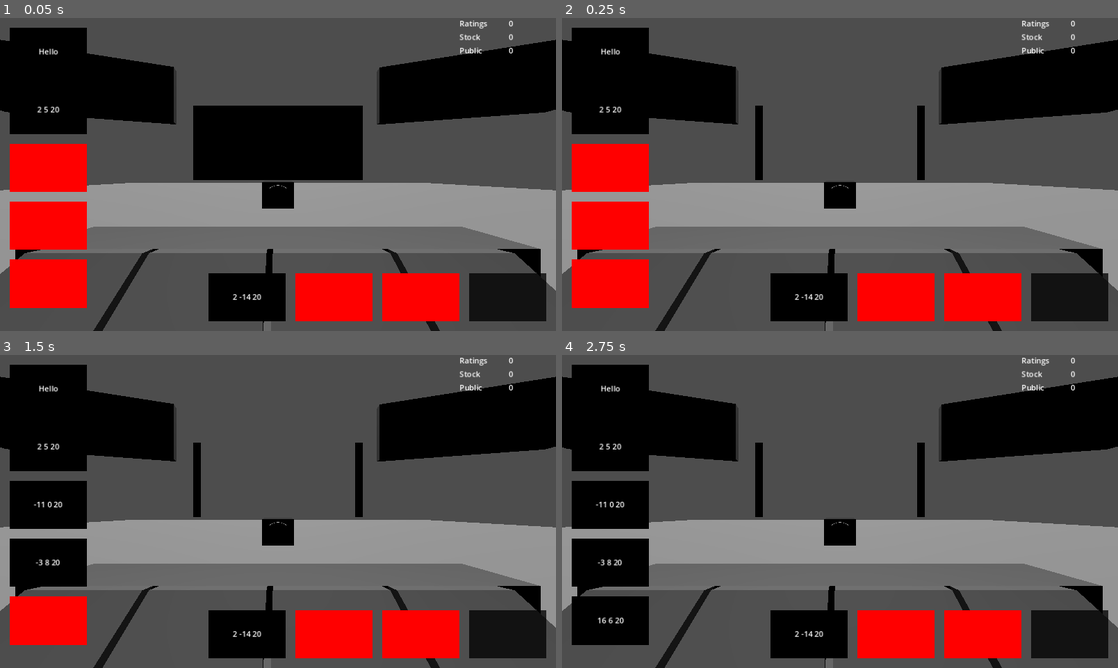
Above: before the commit, frames 1-4 (two rows, left to right).
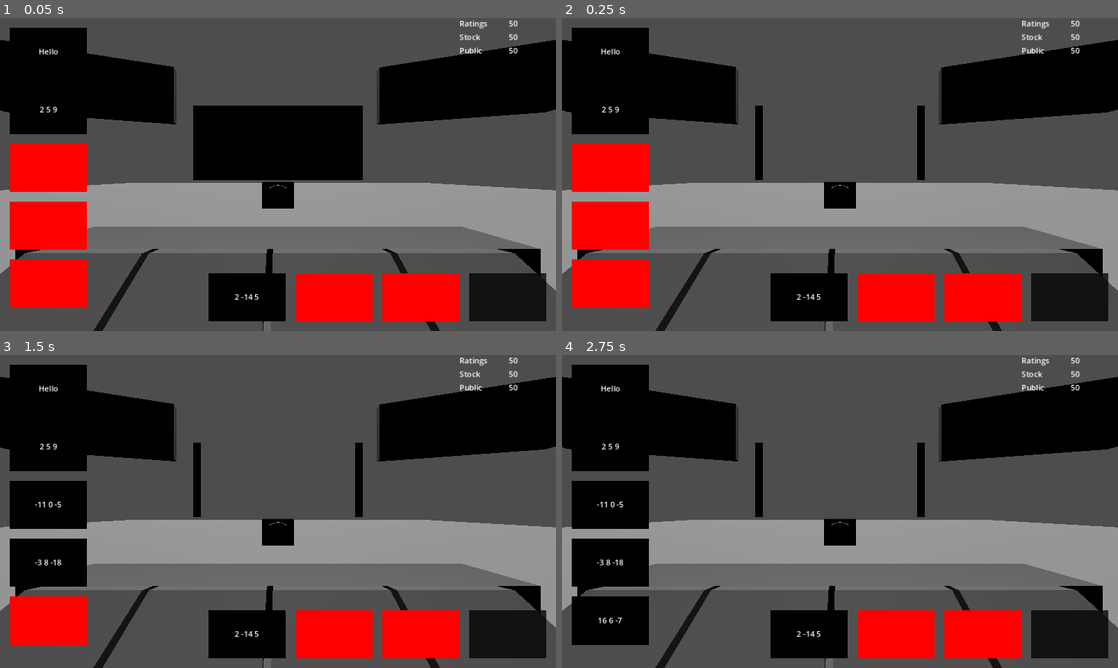
Above: after the commit, the same moments.

Repository: ZeAntwan/LD53
Game: Godot game, scene res://scenes/game.tscn
Same seed, same stepped clock (60 frames per second), same inputs: the game is played once before the commit and once after it.
Inputs (mouse positions are in pixels of both pictures, inside the frame that each line leads up to):
- Up to frame 1 (0.05 s): no input
- Up to frame 2 (0.25 s): no input
- Up to frame 3 (1.5 s): tap Enter at 0.5 s; move the mouse to (50, 389) at 0.52 s; click (50, 389) at 0.6 s; tap Space (ui_select) at 0.77, 1.25 s; move the mouse to (50, 445) at 1.27 s; click (50, 445) at 1.35 s
- Up to frame 4 (2.75 s): tap Space (ui_select) at 1.52 s; tap Enter at 2 s; move the mouse to (612, 505) at 2.02 s; click (612, 505) at 2.1 s

The runs differ from the first frame. In frame 1, 0.2% of the frame differs, in the area x 6-94%, y 0-91%; in frame 2, 0.2%; in frame 3, 0.3%; in frame 4, 0.4%.

Commit message:
Fix typos on score update. We technically have a game now

Diff:
--- a/scripts/Manager.gd
+++ b/scripts/Manager.gd
@@ -1,8 +1,8 @@
 extends Node
 
-var score_rating: float = 0
-var score_stock: float = 2
-var score_public: float = 3
+var score_rating: float = 50
+var score_stock: float = 50
+var score_public: float = 50
 var progression: float = 0
 
 # Called when the node enters the scene tree for the first time.
@@ -13,6 +13,6 @@
 # Called every frame. 'delta' is the elapsed time since the previous frame.
 func _process(delta):
 	score_rating = clampf(score_rating,0,100)
-	score_stock = clampf(score_rating,0,100)
-	score_public = clampf(score_rating,0,100)
+	score_stock = clampf(score_stock,0,100)
+	score_public = clampf(score_public,0,100)
 	pass
--- a/scripts/debug/DebugUI.gd
+++ b/scripts/debug/DebugUI.gd
@@ -14,7 +14,10 @@
 
 	if Manager.score_rating >= 100 \
 		or Manager.score_stock >= 100 \
-		or Manager.score_public >= 100:
+		or Manager.score_public >= 100 \
+		or Manager.score_rating <= 0 \
+		or Manager.score_stock <= 0 \
+		or Manager.score_public <= 0:
 			$HBoxContainer/GameOver.visible = true
 
 
--- a/scripts/ressources/Headline.gd
+++ b/scripts/ressources/Headline.gd
@@ -17,4 +17,4 @@
 	stat_public = p_stat_public * randf_range(-1,1)
 	timer = p_timer
 
-	text = "%s %s %s" % [stat_rating, stat_stock, p_stat_public]
+	text = "%s %s %s" % [stat_rating, stat_stock, stat_public]
--- a/scripts/ui/LiveZone.gd
+++ b/scripts/ui/LiveZone.gd
@@ -12,8 +12,8 @@
 	if newsItem != null:
 		newsItem.update_timer(1-timer.time_left/timer.wait_time)
 		Manager.score_rating += (newsItem.headline.stat_rating/timer.wait_time)*delta
-		Manager.score_stock += (newsItem.headline.stat_rating/timer.wait_time)*delta
-		Manager.score_public += (newsItem.headline.stat_rating/timer.wait_time)*delta
+		Manager.score_stock += (newsItem.headline.stat_stock/timer.wait_time)*delta
+		Manager.score_public += (newsItem.headline.stat_public/timer.wait_time)*delta
 	pass
 
 func update_newsitem(n: NewsItem = null):
